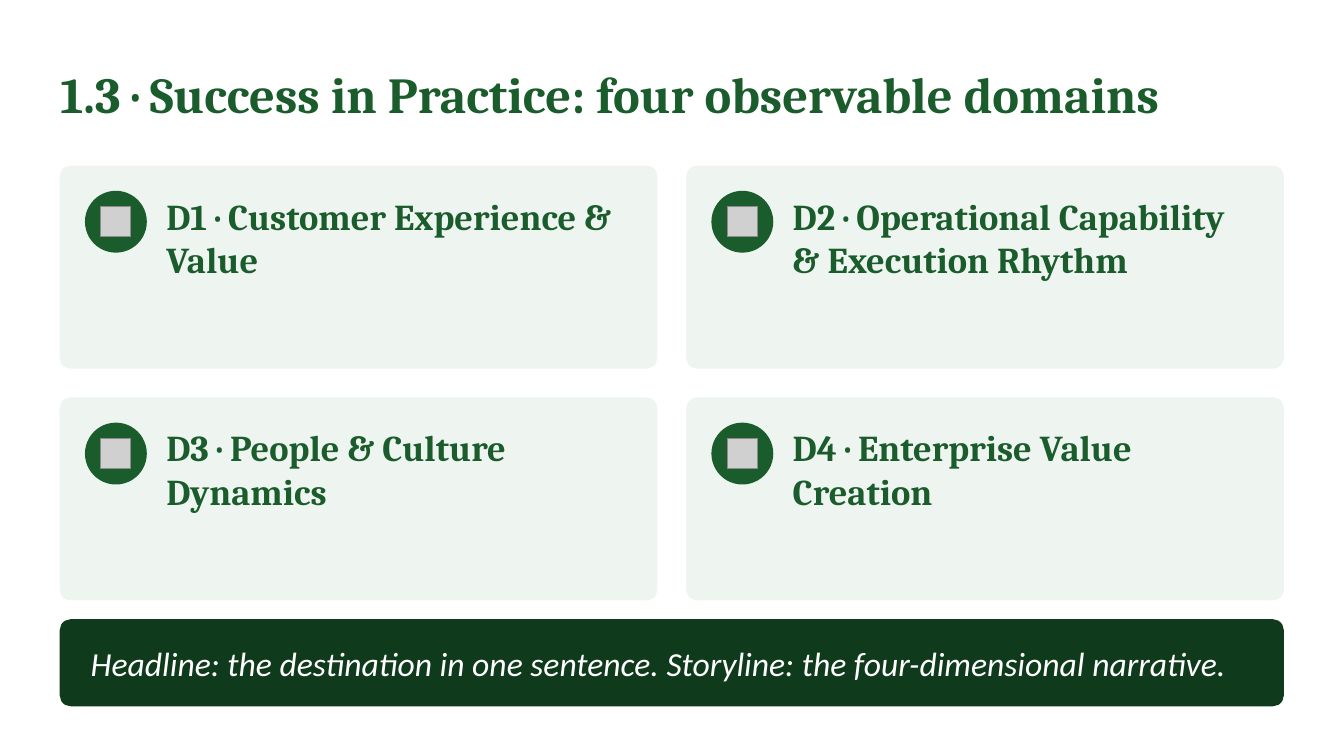
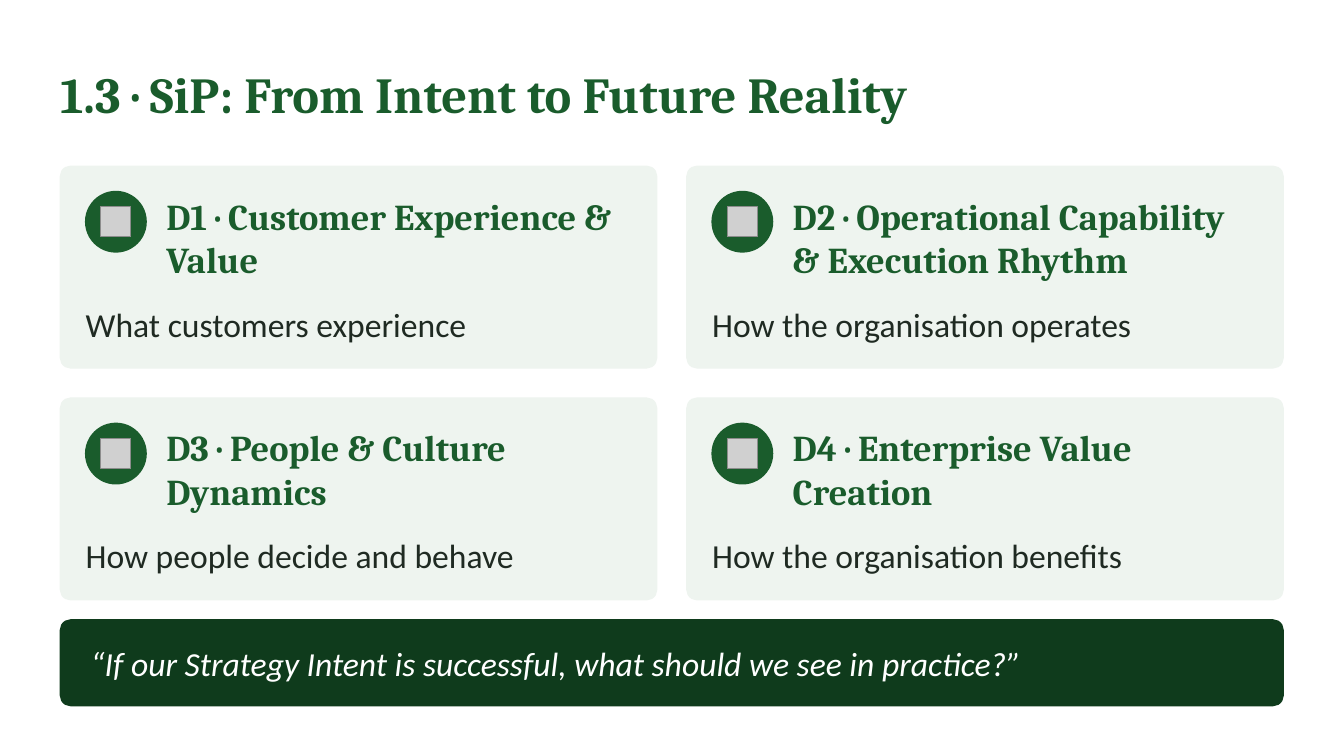
Before and after one commit to IBSL26/ibsl-platform, a slide deck: slide 9 of Unit decks/Unit 02 - Strategy Visioning & Success in Practice (SiP).pptx. Drawn at 1344x756 pixels with LibreOffice and Linux fonts; fonts in the diff are those of the drawing; grey boxes stand for pictures. Boxes give left, top, right and bottom in pixels: in the first picture for what was removed or moved away, otherwise in the second. Text is boxed around its words. In the diff, an @@ line names an element or a change of style, - is before the commit and + after.

```diff
--- a/Unit decks/Unit 02 - Strategy Visioning & Success in Practice (SiP).pptx
+++ b/Unit decks/Unit 02 - Strategy Visioning & Success in Practice (SiP).pptx
@@ text at bbox=[60, 78, 908, 124]: text changed @@
-1.3 · Success in Practice: four observable domains
+1.3 · SiP: From Intent to Future Reality
@@ text added at bbox=[86, 313, 466, 343], 24 pt, text #1F2A22 @@
+What customers experience
@@ text added at bbox=[712, 313, 1131, 343], 24 pt, text #1F2A22 @@
+How the organisation operates
@@ text added at bbox=[86, 544, 514, 574], 24 pt, text #1F2A22 @@
+How people decide and behave
@@ text added at bbox=[712, 544, 1122, 574], 24 pt, text #1F2A22 @@
+How the organisation benefits
@@ text at bbox=[91, 652, 1021, 682]: text changed @@
-Headline: the destination in one sentence. Storyline: the four-dimensional narrative.
+“If our Strategy Intent is successful, what should we see in practice?”
```
Also in this commit, not shown: 15 other slides changed, 29 slides added, 12 slides removed, 47 other files.
